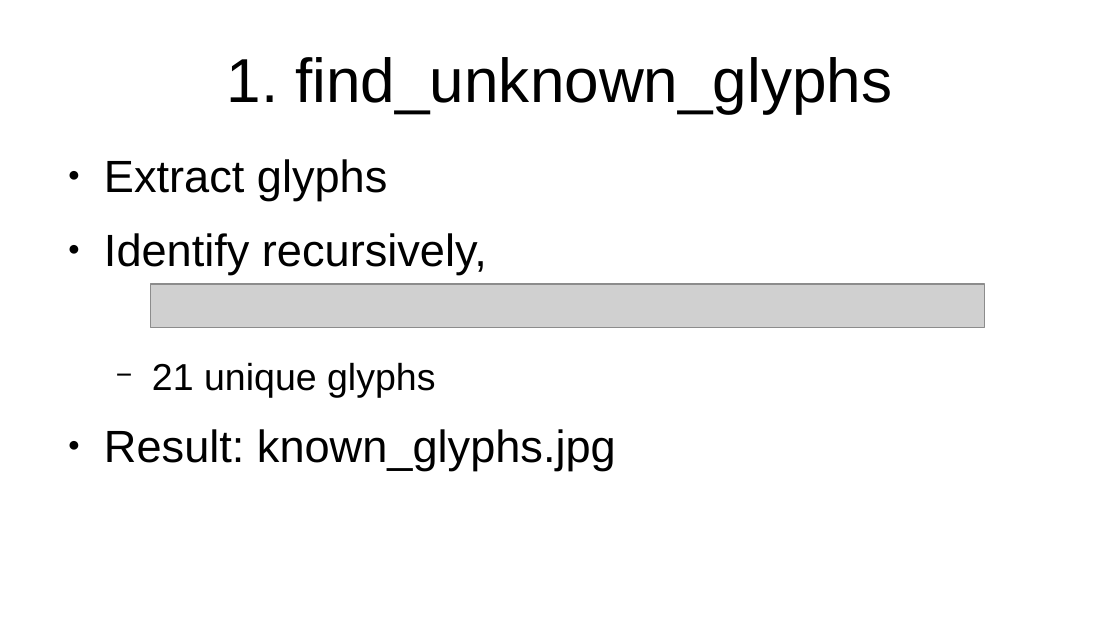
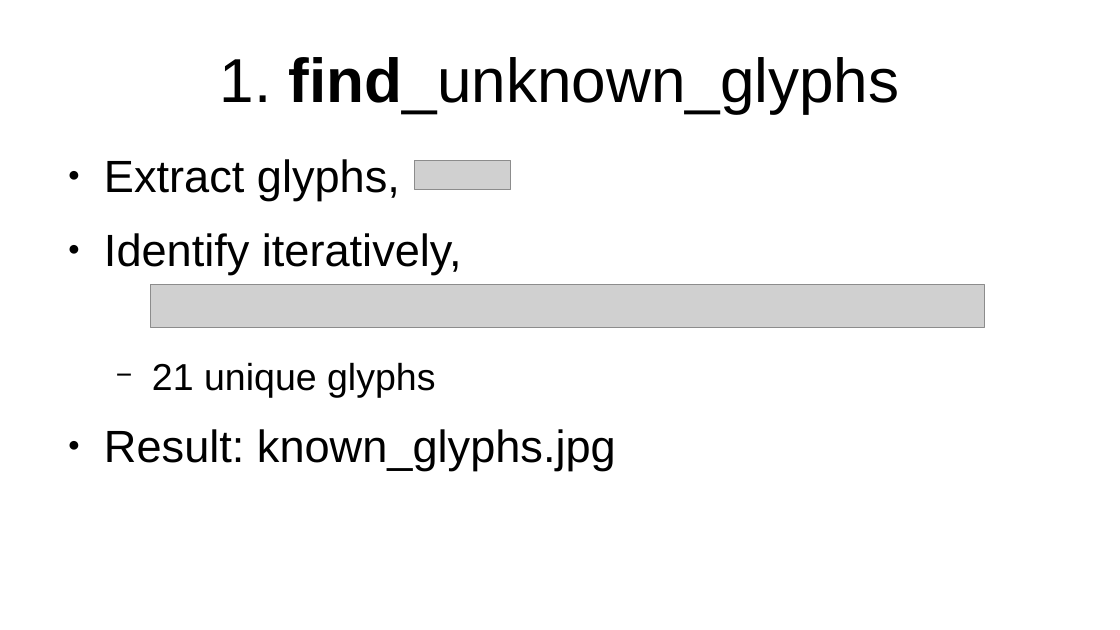
Before and after one commit to wulfgarpro/ancientrunes, a slide deck: slide 5 of lightning_talk/lightning_talk.odp. Drawn at 1120x630 pixels with LibreOffice and Linux fonts; fonts in the diff are those of the drawing; grey boxes stand for pictures. Boxes give left, top, right and bottom in pixels: in the first picture for what was removed or moved away, otherwise in the second. Text is boxed around its words. In the diff, an @@ line names an element or a change of style, - is before the commit and + after.

```diff
--- a/lightning_talk/lightning_talk.odp
+++ b/lightning_talk/lightning_talk.odp
@@ title "1. find_unknown_glyphs" at (220, 57, 900, 113): bold on in "find_unknown_glyphs" @@
@@ text at (104, 159, 462, 275): text changed @@
-● Extract glyphs
-● Identify recursively,
+● Extract glyphs,
+● Identify iteratively,
@@ picture added at (415, 161, 511, 190) @@
```
Also in this commit, not shown: 5 other slides changed, 1 other file.
